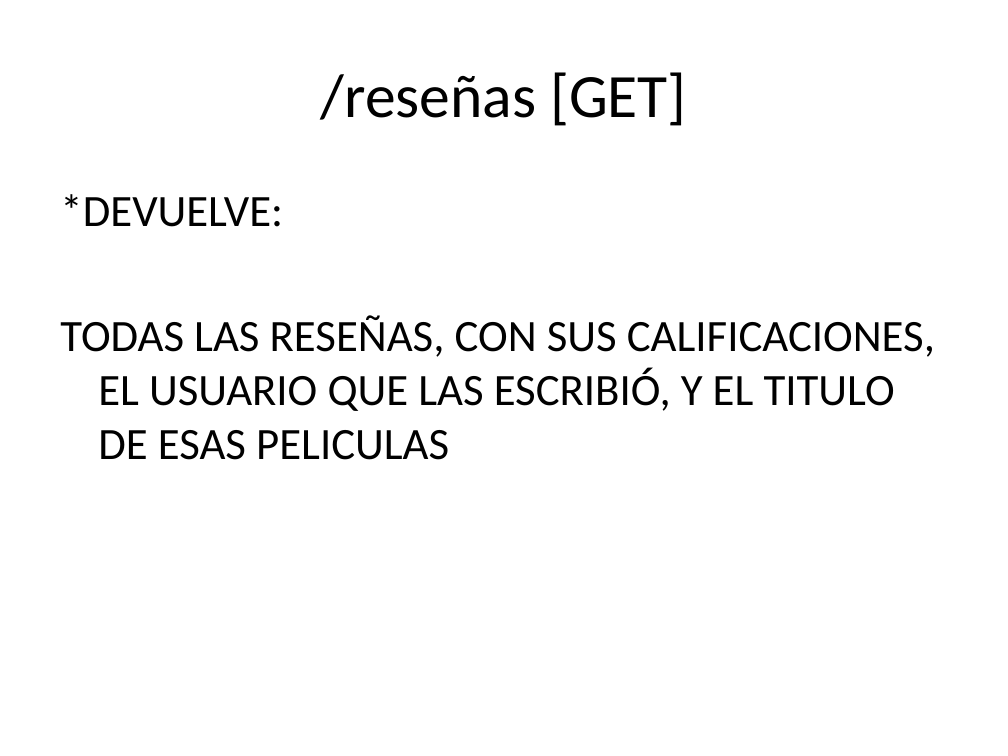
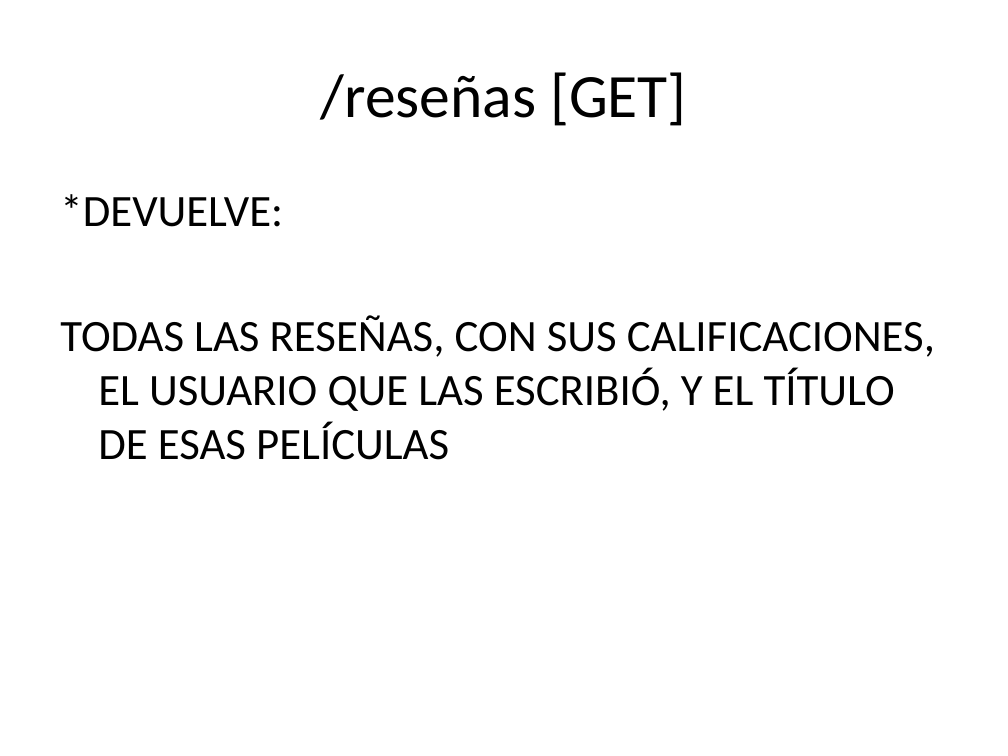
Before and after one commit to Adrian96119/ProyectoFinal-ForoCinefiloDelSentimiento, a slide deck: slide 16 of presentacion_power_point/proyecto_foro_cinefilo_sentimiento.pptx (slide 17 before the commit). Drawn at 1008x756 pixels with LibreOffice and Linux fonts; fonts in the diff are those of the drawing. Boxes give left, top, right and bottom in pixels: in the first picture for what was removed or moved away, otherwise in the second. Text is boxed around its words. In the diff, an @@ line names an element or a change of style, - is before the commit and + after.

```diff
--- a/presentacion_power_point/proyecto_foro_cinefilo_sentimiento.pptx
+++ b/presentacion_power_point/proyecto_foro_cinefilo_sentimiento.pptx
@@ text at bbox=[60, 315, 935, 460]: text changed @@
-TODAS LAS RESEÑAS, CON SUS CALIFICACIONES, EL USUARIO QUE LAS ESCRIBIÓ, Y EL TITULO DE ESAS PELICULAS
+TODAS LAS RESEÑAS, CON SUS CALIFICACIONES, EL USUARIO QUE LAS ESCRIBIÓ, Y EL TÍTULO DE ESAS PELÍCULAS
```
Also in this commit, not shown: 12 other slides changed, 1 slide added, 2 slides removed, 16 other files.
